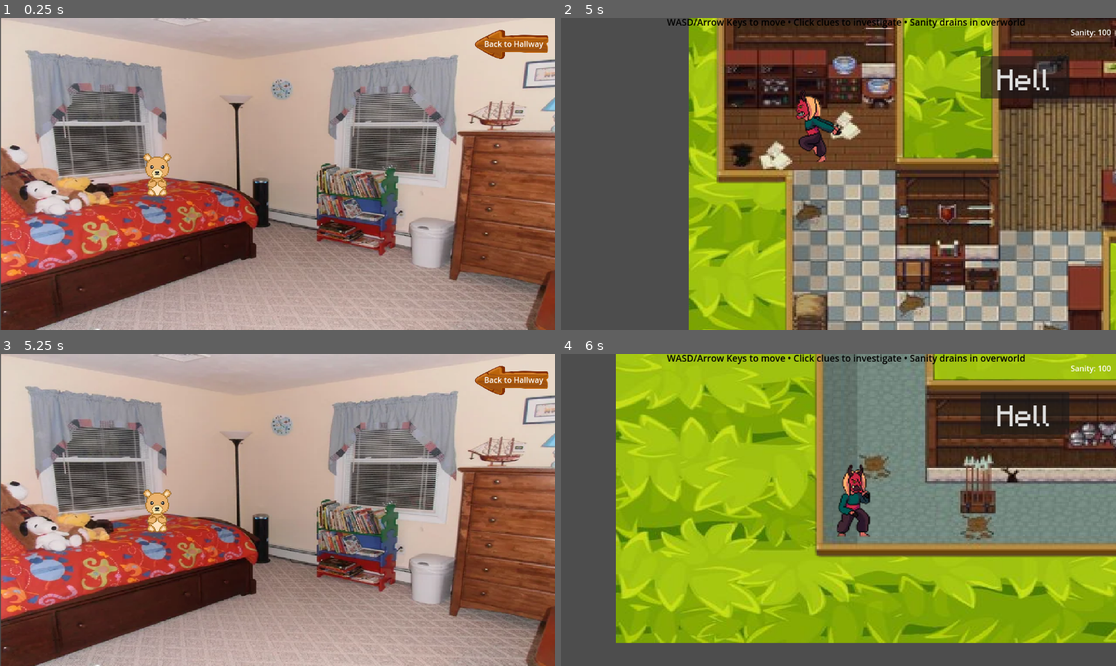
Above: before the commit, frames 1-4 (two rows, left to right).
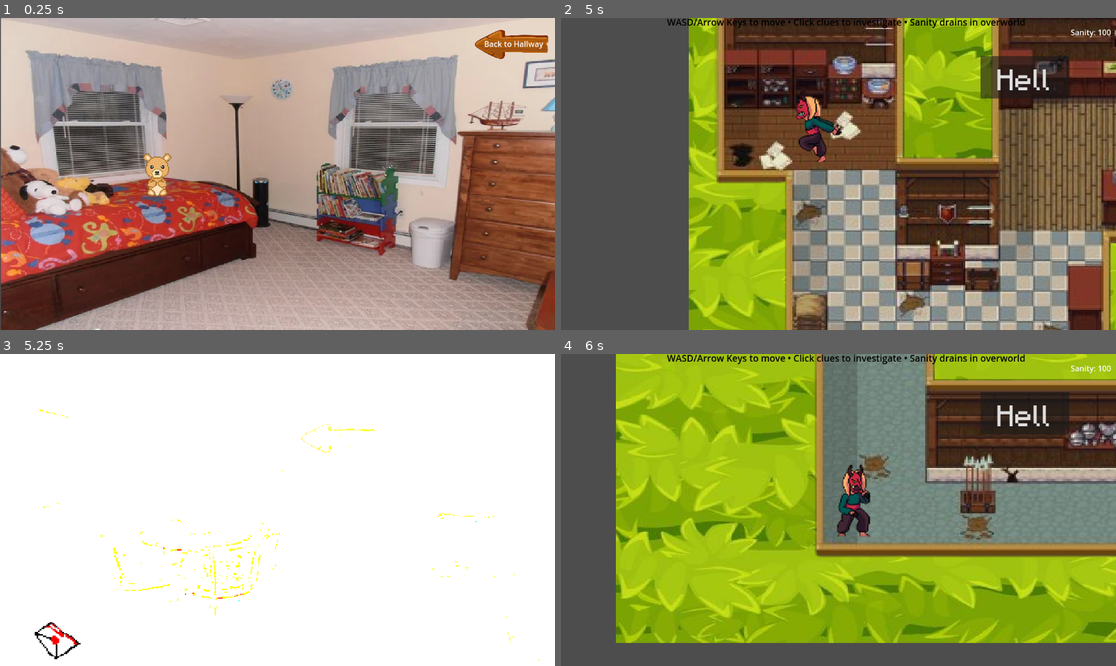
Above: after the commit, the same moments.

Repository: ShauryaVatsal/DaydreamGamejam
Game: Godot game, scene res://scenes/KidRoom1.tscn
The game is run twice, just before and just after one commit, with the same random seed, the same clock (stepped at 60 frames per second) and the same inputs. This scene is started directly instead of the project's main scene.
Inputs:
- Up to frame 1 (0.25 s): no input
- Up to frame 2 (5 s): click "Back to Hallway" at 0.5 s; click "Hell" at 1.25 s; click "Real World" at 2 s; tap Enter at 2.75 s; hold Up (Jump) 2.78-3.53 s; hold W 2.78-4.28 s; tap Up (Jump) at 3.6, 3.77, 4.07 s; hold Left (Left) from 4.28 s (still down); hold Up (Jump) from 4.28 s (still down)
- Up to frame 3 (5.25 s): keep holding Left (Left); release Up (Jump) at 5.03 s; tap Up (Jump) at 5.1 s
- Up to frame 4 (6 s): tap Up (Jump) at 5.27, 5.57 s; release Left (Left) at 5.75 s; click "Back to Hallway" at 5.75 s

Frames 1-2 are identical in both runs. In frame 3, 100% of the frame differs, in the area x 0-100%, y 0-100%; in frame 4, nothing differs.

Commit message:
fixed doors

Diff:
--- a/scenes/MainGame.tscn
+++ b/scenes/MainGame.tscn
@@ -1,16 +1,13 @@
-[gd_scene load_steps=60 format=3 uid="uid://ce7o6w3i6dmq2"]
-
-[ext_resource type="Script" uid="uid://cxmrihrqnodi6" path="res://scripts/area_2d.gd" id="1_7fyak"]
-[ext_resource type="Script" uid="uid://bwawscerxtm8j" path="res://scenes/player.gd" id="1_t4bxf"]
+[gd_scene load_steps=57 format=3 uid="uid://ce7o6w3i6dmq2"]
+
+[ext_resource type="Script" path="res://scenes/player.gd" id="1_t4bxf"]
 [ext_resource type="Texture2D" uid="uid://cwwqr6mv43s3r" path="res://assets/29a39f6d55f61dc9bd058ff5954629d8914ee249-removebg-preview.png" id="2_xej52"]
+[ext_resource type="Script" uid="uid://dh3t23mtam271" path="res://scenes/rooms.gd" id="3_1hpqh"]
 [ext_resource type="Texture2D" uid="uid://cb20rnhvc1spg" path="res://assets/seamless-texture-cartoon-grass-green-plants-pattern-for-wallpaper-illustration-backdrop-organic-background-for-the-game-gui-vector.jpg" id="3_t4bxf"]
 [ext_resource type="Texture2D" uid="uid://bbxt8gsj8kn8i" path="res://assets/flippedghots.png" id="3_x628s"]
-[ext_resource type="Script" uid="uid://c2ixw65qnt6bl" path="res://scripts/area_2_dextra.gd" id="4_fpdtd"]
 [ext_resource type="Texture2D" uid="uid://b83887wtw8y1t" path="res://assets/Free-Ghost-Pixel-Art-Sprite-Sheets2-Photoroom.png" id="4_x628s"]
-[ext_resource type="Script" uid="uid://c1qu1lt7dnkqr" path="res://scripts/room_3_area.gd" id="5_rtryj"]
-[ext_resource type="Script" uid="uid://d1skwr3bxe8da" path="res://scripts/room_4_door.gd" id="6_vs82q"]
 [ext_resource type="FontFile" uid="uid://bj50db75v5c4b" path="res://assets/pixelfont.ttf" id="8_7f7ne"]
-[ext_resource type="Script" path="res://scenes/worldbutton.gd" id="9_rtryj"]
+[ext_resource type="Script" uid="uid://dgrk5xfdbttsw" path="res://scenes/worldbutton.gd" id="9_rtryj"]
 
 [sub_resource type="RectangleShape2D" id="RectangleShape2D_t4bxf"]
 size = Vector2(39.40119, 273.52942)
@@ -59,17 +56,17 @@
 [sub_resource type="RectangleShape2D" id="RectangleShape2D_4h46e"]
 size = Vector2(20.181541, 77.11415)
 
+[sub_resource type="RectangleShape2D" id="RectangleShape2D_i1eed"]
+size = Vector2(167, 77)
+
 [sub_resource type="RectangleShape2D" id="RectangleShape2D_cf4d6"]
 size = Vector2(119.44442, 83.33332)
 
+[sub_resource type="RectangleShape2D" id="RectangleShape2D_hogh4"]
+size = Vector2(166, 90)
+
 [sub_resource type="RectangleShape2D" id="RectangleShape2D_r0bag"]
 size = Vector2(247, 126.5)
-
-[sub_resource type="RectangleShape2D" id="RectangleShape2D_hogh4"]
-size = Vector2(166, 90)
-
-[sub_resource type="RectangleShape2D" id="RectangleShape2D_i1eed"]
-size = Vector2(167, 77)
 
 [sub_resource type="AtlasTexture" id="AtlasTexture_7fyak"]
 atlas = ExtResource("4_x628s")
@@ -584,97 +581,98 @@
 mouse_filter = 2
 color = Color(0, 0, 0, 0)
 
-[node name="29a39f6d55f61Dc9Bd058Ff5954629d8914Ee249RemovebgPreview" type="Sprite2D" parent="."]
+[node name="BG" type="Sprite2D" parent="."]
 z_index = -4
 position = Vector2(578.25006, 332)
 scale = Vector2(1.9102142, 1.6836983)
 texture = ExtResource("2_xej52")
 
-[node name="SeamlessTextureCartoonGrassGreenPlantsPatternForWallpaperIllustrationBackdropOrganicBackgroundForTheGameGuiVector" type="Sprite2D" parent="29a39f6d55f61Dc9Bd058Ff5954629d8914Ee249RemovebgPreview"]
+[node name="SeamlessTextureCartoonGrassGreenPlantsPatternForWallpaperIllustrationBackdropOrganicBackgroundForTheGameGuiVector" type="Sprite2D" parent="BG"]
 z_index = -6
 position = Vector2(4.318878, -10.987732)
 scale = Vector2(0.62446254, 0.504841)
 texture = ExtResource("3_t4bxf")
 
-[node name="CollisionShape2D" type="CollisionShape2D" parent="29a39f6d55f61Dc9Bd058Ff5954629d8914Ee249RemovebgPreview/SeamlessTextureCartoonGrassGreenPlantsPatternForWallpaperIllustrationBackdropOrganicBackgroundForTheGameGuiVector"]
+[node name="CollisionShape2D" type="CollisionShape2D" parent="BG/SeamlessTextureCartoonGrassGreenPlantsPatternForWallpaperIllustrationBackdropOrganicBackgroundForTheGameGuiVector"]
 position = Vector2(-479.52094, -235)
 scale = Vector2(0.9999999, 1)
 shape = SubResource("RectangleShape2D_t4bxf")
 
-[node name="StaticBody2D" type="StaticBody2D" parent="29a39f6d55f61Dc9Bd058Ff5954629d8914Ee249RemovebgPreview"]
+[node name="Borders" type="StaticBody2D" parent="BG"]
 physics_material_override = SubResource("PhysicsMaterial_x628s")
 
-[node name="boarder1" type="CollisionShape2D" parent="29a39f6d55f61Dc9Bd058Ff5954629d8914Ee249RemovebgPreview/StaticBody2D"]
+[node name="boarder1" type="CollisionShape2D" parent="BG/Borders"]
 position = Vector2(-203.773, 123.58591)
 scale = Vector2(1, 0.9999999)
 shape = SubResource("RectangleShape2D_x628s")
 
-[node name="boarder2" type="CollisionShape2D" parent="29a39f6d55f61Dc9Bd058Ff5954629d8914Ee249RemovebgPreview/StaticBody2D"]
+[node name="boarder2" type="CollisionShape2D" parent="BG/Borders"]
 position = Vector2(72.89755, 204.65744)
 scale = Vector2(1, 0.9999998)
 shape = SubResource("RectangleShape2D_7fyak")
 
-[node name="boarder3" type="CollisionShape2D" parent="29a39f6d55f61Dc9Bd058Ff5954629d8914Ee249RemovebgPreview/StaticBody2D"]
+[node name="boarder3" type="CollisionShape2D" parent="BG/Borders"]
 position = Vector2(-222.06882, 59.393005)
 scale = Vector2(1, 0.99999994)
 shape = SubResource("RectangleShape2D_fpdtd")
 
-[node name="boarder4" type="CollisionShape2D" parent="29a39f6d55f61Dc9Bd058Ff5954629d8914Ee249RemovebgPreview/StaticBody2D"]
+[node name="boarder4" type="CollisionShape2D" parent="BG/Borders"]
 position = Vector2(-266.35815, 2.1271667)
 scale = Vector2(1, 0.99999994)
 shape = SubResource("RectangleShape2D_1hpqh")
 
-[node name="boarder5" type="CollisionShape2D" parent="29a39f6d55f61Dc9Bd058Ff5954629d8914Ee249RemovebgPreview/StaticBody2D"]
+[node name="boarder5" type="CollisionShape2D" parent="BG/Borders"]
 position = Vector2(-234.42456, -197.77888)
 scale = Vector2(1, 0.99999994)
 shape = SubResource("RectangleShape2D_7f7ne")
 
-[node name="boarder6" type="CollisionShape2D" parent="29a39f6d55f61Dc9Bd058Ff5954629d8914Ee249RemovebgPreview/StaticBody2D"]
+[node name="boarder6" type="CollisionShape2D" parent="BG/Borders"]
 position = Vector2(-160.61089, -139.401)
 scale = Vector2(1, 0.9999997)
 shape = SubResource("RectangleShape2D_rtryj")
 
-[node name="boarder7" type="CollisionShape2D" parent="29a39f6d55f61Dc9Bd058Ff5954629d8914Ee249RemovebgPreview/StaticBody2D"]
+[node name="boarder7" type="CollisionShape2D" parent="BG/Borders"]
 position = Vector2(-67.92435, -200.15462)
 scale = Vector2(1, 0.9999997)
 shape = SubResource("RectangleShape2D_vs82q")
 
-[node name="boarder8" type="CollisionShape2D" parent="29a39f6d55f61Dc9Bd058Ff5954629d8914Ee249RemovebgPreview/StaticBody2D"]
+[node name="boarder8" type="CollisionShape2D" parent="BG/Borders"]
 position = Vector2(35.17871, -104.953026)
 scale = Vector2(1, 0.9999998)
 shape = SubResource("RectangleShape2D_qsiih")
 
-[node name="boarder9" type="CollisionShape2D" parent="29a39f6d55f61Dc9Bd058Ff5954629d8914Ee249RemovebgPreview/StaticBody2D"]
+[node name="boarder9" type="CollisionShape2D" parent="BG/Borders"]
 position = Vector2(-2.2249146, 25.687454)
 scale = Vector2(1, 0.9999995)
 shape = SubResource("RectangleShape2D_7d840")
 
-[node name="boarder10" type="CollisionShape2D" parent="29a39f6d55f61Dc9Bd058Ff5954629d8914Ee249RemovebgPreview/StaticBody2D"]
+[node name="boarder10" type="CollisionShape2D" parent="BG/Borders"]
 position = Vector2(-99.88469, 62.659668)
 scale = Vector2(1, 0.9999997)
 shape = SubResource("RectangleShape2D_utvnp")
 
-[node name="boarder11" type="CollisionShape2D" parent="29a39f6d55f61Dc9Bd058Ff5954629d8914Ee249RemovebgPreview/StaticBody2D"]
+[node name="boarder11" type="CollisionShape2D" parent="BG/Borders"]
 position = Vector2(119.22745, -66.52023)
 scale = Vector2(1, 0.9999999)
 shape = SubResource("RectangleShape2D_vtnxl")
 
-[node name="boarder12" type="CollisionShape2D" parent="29a39f6d55f61Dc9Bd058Ff5954629d8914Ee249RemovebgPreview/StaticBody2D"]
+[node name="boarder12" type="CollisionShape2D" parent="BG/Borders"]
 position = Vector2(323.80865, 109.28323)
 scale = Vector2(1, 0.9999997)
 shape = SubResource("RectangleShape2D_16xnu")
 
-[node name="boarder13" type="CollisionShape2D" parent="29a39f6d55f61Dc9Bd058Ff5954629d8914Ee249RemovebgPreview/StaticBody2D"]
+[node name="boarder13" type="CollisionShape2D" parent="BG/Borders"]
 position = Vector2(267.6134, 25.538986)
 scale = Vector2(1, 0.99999994)
 shape = SubResource("RectangleShape2D_lupq4")
 
-[node name="boarder14" type="CollisionShape2D" parent="29a39f6d55f61Dc9Bd058Ff5954629d8914Ee249RemovebgPreview/StaticBody2D"]
+[node name="boarder14" type="CollisionShape2D" parent="BG/Borders"]
 position = Vector2(180.33289, -24.351166)
 scale = Vector2(1, 0.99999964)
 shape = SubResource("RectangleShape2D_4h46e")
 
 [node name="Overworld" type="Node2D" parent="."]
+script = ExtResource("3_1hpqh")
 
 [node name="OverworldBackground" type="ColorRect" parent="Overworld"]
 anchors_preset = 15
@@ -698,44 +696,34 @@
 horizontal_alignment = 1
 vertical_alignment = 1
 
+[node name="Room4Door" type="Area2D" parent="Overworld"]
+
+[node name="CollisionShape2D" type="CollisionShape2D" parent="Overworld/Room4Door"]
+position = Vector2(806.5, 288)
+shape = SubResource("RectangleShape2D_i1eed")
+
 [node name="Room1Door" type="Area2D" parent="Overworld"]
 position = Vector2(120, 164)
 scale = Vector2(1.2, 1.2)
 
-[node name="Area2D" type="Area2D" parent="Overworld/Room1Door"]
-script = ExtResource("1_7fyak")
-
-[node name="Room1DoorCollision" type="CollisionShape2D" parent="Overworld/Room1Door/Area2D"]
+[node name="Room1DoorCollision" type="CollisionShape2D" parent="Overworld/Room1Door"]
 position = Vector2(7.4999847, -61.66665)
 scale = Vector2(1.2, 1.2)
 shape = SubResource("RectangleShape2D_cf4d6")
 
+[node name="Room3Door" type="Area2D" parent="Overworld"]
+position = Vector2(640, 100)
+
+[node name="Room3DoorCollision" type="CollisionShape2D" parent="Overworld/Room3Door"]
+position = Vector2(382, 347)
+shape = SubResource("RectangleShape2D_hogh4")
+
 [node name="Room2Door" type="Area2D" parent="Overworld"]
 position = Vector2(1000, 300)
 
-[node name="Area2Dextra" type="Area2D" parent="Overworld/Room2Door"]
-script = ExtResource("4_fpdtd")
-
-[node name="Room2DoorCollision" type="CollisionShape2D" parent="Overworld/Room2Door/Area2Dextra"]
+[node name="Room2DoorCollision" type="CollisionShape2D" parent="Overworld/Room2Door"]
 position = Vector2(-549.5, -212.25)
 shape = SubResource("RectangleShape2D_r0bag")
-
-[node name="Room3Door" type="Area2D" parent="Overworld"]
-position = Vector2(640, 100)
-
-[node name="room3area" type="Area2D" parent="Overworld/Room3Door"]
-script = ExtResource("5_rtryj")
-
-[node name="Room3DoorCollision" type="CollisionShape2D" parent="Overworld/Room3Door/room3area"]
-position = Vector2(382, 347)
-shape = SubResource("RectangleShape2D_hogh4")
-
-[node name="Room4Door" type="Area2D" parent="Overworld"]
-script = ExtResource("6_vs82q")
-
-[node name="CollisionShape2D" type="CollisionShape2D" parent="Overworld/Room4Door"]
-position = Vector2(806.5, 288)
-shape = SubResource("RectangleShape2D_i1eed")
 
 [node name="Player" type="CharacterBody2D" parent="."]
 position = Vector2(640, 360)
@@ -770,7 +758,7 @@
 text = "Hell"
 script = ExtResource("9_rtryj")
 
-[connection signal="body_entered" from="Overworld/Room1Door/Area2D" to="Overworld/Room1Door/Area2D" method="_on_body_entered"]
-[connection signal="body_entered" from="Overworld/Room2Door/Area2Dextra" to="Overworld/Room1Door/Area2D" method="_on_area_2_dextra_body_entered"]
-[connection signal="body_entered" from="Overworld/Room3Door/room3area" to="Overworld/Room1Door/Area2D" method="_on_room_3_area_body_entered"]
-[connection signal="body_entered" from="Overworld/Room4Door" to="Overworld/Room1Door/Area2D" method="_on_room_4_door_body_entered"]
+[connection signal="body_entered" from="Overworld/Room4Door" to="Overworld/Room1Door" method="_on_room_4_door_body_entered"]
+[connection signal="body_entered" from="Overworld/Room1Door" to="Overworld/Room1Door" method="_on_body_entered"]
+[connection signal="body_entered" from="Overworld/Room3Door" to="Overworld/Room1Door" method="_on_room_3_area_body_entered"]
+[connection signal="body_entered" from="Overworld/Room2Door" to="Overworld/Room1Door" method="_on_area_2_dextra_body_entered"]
--- /dev/null
+++ b/scenes/Room1Door.gd
@@ -0,0 +1,40 @@
+extends Node2D
+
+@onready var Room1 = $Room1Door
+@onready var Room2 = $Room2Door
+@onready var Room3 = $Room3Door
+@onready var Room4 = $Room4Door
+
+func tpRoom(roomnum):
+	match  roomnum:
+		1:
+			get_tree().change_scene_to_file("res://scenes/LivingRoom.tscn")
+		2:
+			get_tree().change_scene_to_file("res://scenes/KidRoom1.tscn")
+		3:
+			get_tree().change_scene_to_file("res://scenes/Basement.tscn")
+		4:
+			get_tree().change_scene_to_file("res://scenes/Pat.tscn")
+
+func enterRoom1(body: Node2D):
+	if body == $"../../../Player":
+		print("room1 entered")
+		tpRoom(1)
+
+func enterRoom2(body: Node2D):
+	if body == $"../../../Player":
+		print("room2 entered")
+		tpRoom(2)
+
+func enterRoom3(body: Node2D):
+	if body == $"../../../Player":
+		print("room3 entered")
+		tpRoom(3)
+
+func enterRoom4(body: Node2D):
+	if body == $"../../../Player":
+		print("room4 entered")
+		tpRoom(4)
+
+func _ready():
+	Room1.body_entered.connect(enterRoom1)
--- /dev/null
+++ b/scenes/rooms.gd
@@ -0,0 +1,43 @@
+extends Node2D
+
+@onready var Room1 = $Room1Door
+@onready var Room2 = $Room2Door
+@onready var Room3 = $Room3Door
+@onready var Room4 = $Room4Door
+
+func tpRoom(roomnum):
+	match  roomnum:
+		1:
+			get_tree().change_scene_to_file("res://scenes/LivingRoom.tscn")
+		2:
+			get_tree().change_scene_to_file("res://scenes/KidRoom1.tscn")
+		3:
+			get_tree().change_scene_to_file("res://scenes/Basement.tscn")
+		4:
+			get_tree().change_scene_to_file("res://scenes/Pat.tscn")
+
+func enterRoom1(body: Node2D):
+	if body == $"../Player":
+		print("room1 entered")
+		tpRoom(1)
+
+func enterRoom2(body: Node2D):
+	if body == $"../Player":
+		print("room2 entered")
+		tpRoom(2)
+
+func enterRoom3(body: Node2D):
+	if body == $"../Player":
+		print("room3 entered")
+		tpRoom(3)
+
+func enterRoom4(body: Node2D):
+	if body == $"../Player":
+		print("room4 entered")
+		tpRoom(4)
+
+func _ready():
+	Room1.body_entered.connect(enterRoom1)
+	Room2.body_entered.connect(enterRoom2)
+	Room3.body_entered.connect(enterRoom3)
+	Room4.body_entered.connect(enterRoom4)
--- a/scripts/Globals.gd
+++ b/scripts/Globals.gd
@@ -2,17 +2,13 @@
 
 var sanity = 0
 var inHell = true
-signal sanity_changed(amount)
 
 func _ready() -> void:
 	set_sanity(100)
 
 
-
 func set_sanity(amount):
 	sanity = amount
-	print("san changed")
-	sanity_changed.emit(sanity)
 
 func get_sanity():
 	return sanity
--- a/scripts/MainGame.gd
+++ b/scripts/MainGame.gd
@@ -133,8 +133,8 @@
 		velocity.x -= 1
 	if Input.is_action_pressed("Down") or Input.is_key_pressed(KEY_S):
 		velocity.y += 1
-	if Input.is_action_pressed("Jump") or Input.is_key_pressed(KEY_W):
-		velocity.y -= 1
+	#if Input.is_action_pressed("Jump") or Input.is_key_pressed(KEY_W):
+		#velocity.y -= 1
 
 	# Apply movement
 	if velocity.length() > 0:
--- a/scripts/Sanity.gd
+++ b/scripts/Sanity.gd
@@ -8,4 +8,3 @@
 
 func _process(delta: float) -> void:
 	value = Globals.get_sanity()
-	print("updating sanity")
--- a/scripts/area_2_dextra.gd
+++ /dev/null
@@ -1,5 +0,0 @@
-extends Area2D
-
-func _on_body_entered(body: Node2D) -> void:
-	if body == $"../../../Player":
-		get_tree().change_scene_to_file("res://scenes/LivingRoom.tscn")
--- a/scripts/area_2d.gd
+++ /dev/null
@@ -1,14 +0,0 @@
-extends Area2D
-
-
-func _on_room_3_area_body_entered(body: Node2D) -> void:
-	if body == $"../../../Player":
-		get_tree().change_scene_to_file("res://scenes/Basement.tscn")
-
-func _on_room_4_door_body_entered(body: Node2D) -> void:
-	if body == $"../../../Player":
-		get_tree().change_scene_to_file("res://scenes/Pat.tscn")
-
-func _on_body_entered(body: Node2D) -> void:
-	if body == $"../../../Player":
-		get_tree().change_scene_to_file("res://scenes/KidRoom1.tscn")
--- a/scripts/room_2_door.gd
+++ /dev/null
@@ -1 +0,0 @@
-extends Area2D
--- a/scripts/room_3_area.gd
+++ /dev/null
@@ -1,5 +0,0 @@
-extends Area2D
-
-func _on_area_2_dextra_body_entered(body: Node2D) -> void:
-	if body == $"../../../Player":
-		get_tree().change_scene_to_file("res://scenes/Basement.tscn")
--- a/scripts/room_4_door.gd
+++ /dev/null
@@ -1 +0,0 @@
-extends Area2D
--- a/scripts/sanity_ui.gd
+++ b/scripts/sanity_ui.gd
@@ -1,9 +1,6 @@
 extends CanvasModulate
 
-func _ready():
-	Globals.sanity_changed.connect(update_ui)
-
-func update_ui():
+func _process(delta):
 	self.color = Color(
 	 int(Globals.get_sanity()*(255/200)),
 	 int(Globals.get_sanity()*(255/100)),
--- a/scripts/texture_button.gd
+++ b/scripts/texture_button.gd
@@ -1,10 +1,12 @@
 extends TextureButton
 
 @onready var paper = $"../Paper"
+@onready var close_button = $"../Paper/TextureButton"
 var open = false
 
 func _ready():
 	pressed.connect(_on_button_pressed)
+	close_button.pressed.connect(_on_button_pressed)
 
 func _on_button_pressed():
 	open = not open
Not shown, added: scenes/Room1Door.gd.uid
Not shown, added: scenes/rooms.gd.uid
Not shown, removed: scripts/area_2_dextra.gd.uid
Not shown, removed: scripts/area_2d.gd.uid
Empty file removed: scripts/node_2d.gd
Not shown, removed: scripts/node_2d.gd.uid
Not shown, removed: scripts/room_2_door.gd.uid
Not shown, removed: scripts/room_3_area.gd.uid
Not shown, removed: scripts/room_4_door.gd.uid
